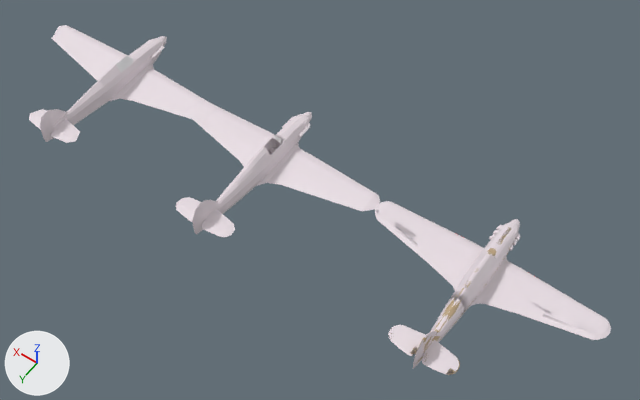
The FBX model Assets/1.Sof Objects/Aircrafts/Hurricane/Hurricane.fbx, before and after one commit.
Before and after are seen from a 50 mm lens placed at (-7.0, 23.0, 33.6), pointed at (8.7, 1.1, -0.8). Arrows for +X, +Y and +Z are at lower left; the lights stay in place. Where no turn or scale is listed for an object, it has been applied to the vertices. Vertices at the same position are counted once.

Names of what the first picture shows: 'Hurricane Mk.I Fuselage', 'Hurricane Mk.I LOD 1', 'Hurricane Mk.I LOD 2', 'Hurricane Mk.I Left Wing Section 1', 'Hurricane Mk.I Left Wing Section 1 Collider', 'Hurricane Mk.I Left Wing Section 2', 'Hurricane Mk.I Right Wing Section 1', 'Hurricane Mk.I Right Wing Section 1 Collider', 'Hurricane Mk.I Right Wing Section 2', 'Hurricane Mk.I Right Wing Section 3', 'Hurricane Mk.I Right Wing Section 4'.
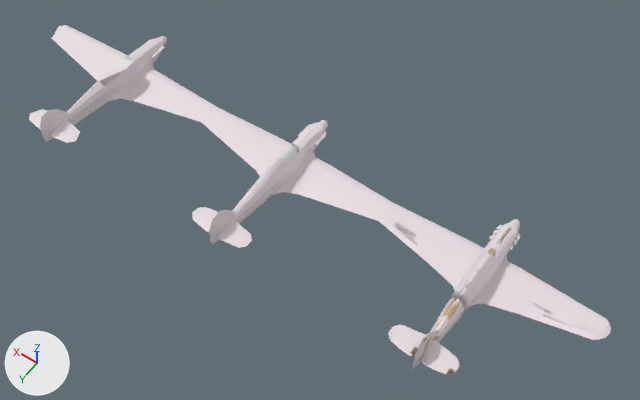
Boxes (x1, y1, x2, y2) around the edits, measured in the pictures (640 x 400 px; the box of a moved part takes in the faces that stretch with it):
'Hurricane Mk.I LOD 1', reshaped, moved: before (176, 98, 380, 237); after (192, 106, 391, 248)
part 1 of me_plane_039, built on: before (272, 136, 279, 141); after (277, 145, 297, 164)
part 2 of me_plane_121, moved or reshaped: before (97, 56, 133, 86); after (97, 56, 134, 86)

What the commit changed:
me_plane_039 is used by ob_hurricane_mk_i_lod_1; location (12.0, 0.0, 0.0).
me_plane_039 had 568 vertices, 542 faces and spanned x -5.99..5.99, y -2.78..6.58, z -1.11..1.41.
me_plane_039 now has 628 vertices, 596 faces and spans x -5.99..5.99, y -2.78..6.58, z -1.11..1.41.
me_plane_039 part 1: 4 vertices moved from x -0.05..0.05, y 0.36..0.39, z 0.86 to x -0.06..0.06, y 0.36..0.39, z 0.86; 60 vertices added at x -0.31..0.31, y 0.52..1.26, z 0.45..0.86.
me_plane_121 has 190 vertices, 187 faces and spans x -5.98..5.98, y -2.78..6.58, z -1.11..1.41.
me_plane_121 is used by ob_hurricane_mk_i_lod_2; location (22.0, 0.0, 0.0).
Part 2, on me_plane_121:
Vertex 40 of me_plane_121 moves from (0.0, 1.1, 0.86) at pixel (115, 64) to (-0.65, 1.1, 0.86) at pixel (124, 69).
Vertex 43 of me_plane_121 moves from (0.0, 0.36, 0.86) at pixel (125, 56) to (-0.65, 0.36, 0.86) at pixel (134, 61).
Object 'Hurricane Mk.I LOD 1' (ob_hurricane_mk_i_lod_1) moves from (12.0, 0.0, 0.0) to (11.0, 0.0, 0.0).
